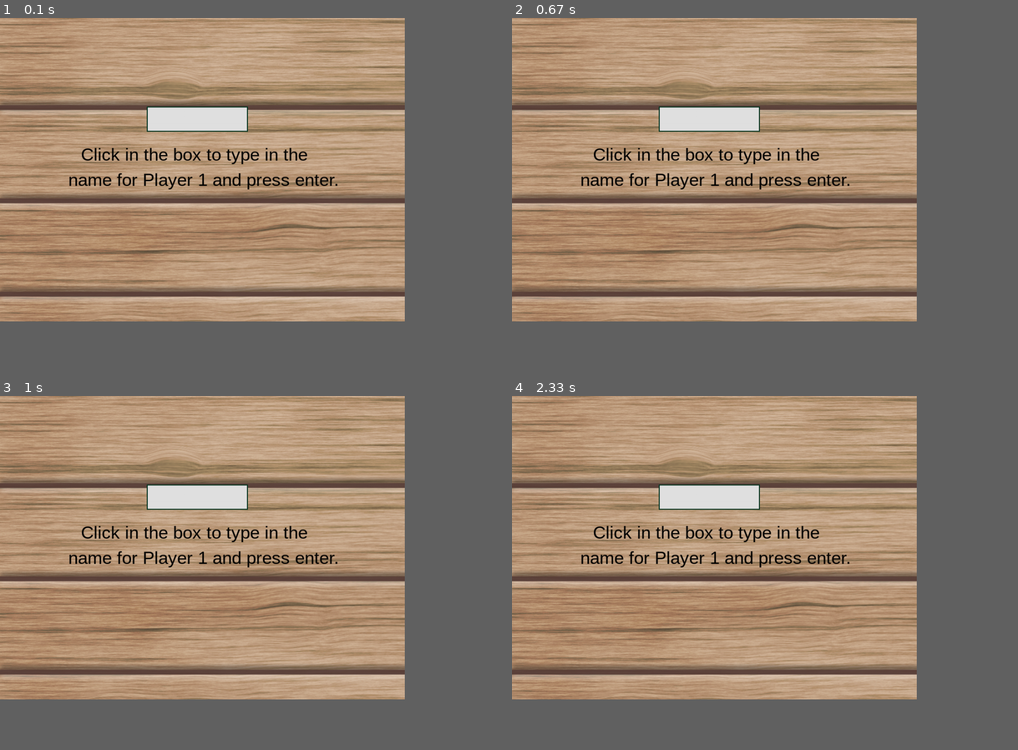
Above: before the commit, frames 1-4 (two rows, left to right).
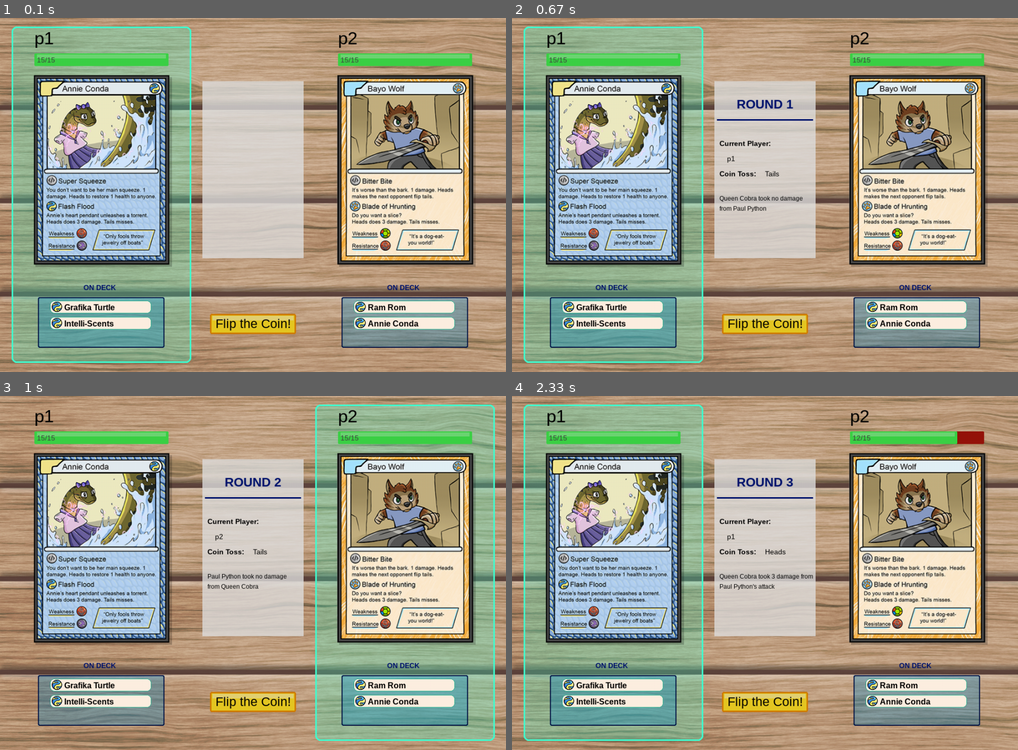
Above: after the commit, the same moments.

Repository: CodaKids/coda-kids
Game: pygame game, started from project-solutions/level-7/IncrediCodersBattleCards_Solution.py
The game is run twice, just before and just after one commit, with the same random seed, the same clock (stepped at 60 frames per second) and the same inputs.
Inputs (mouse positions are in pixels of both pictures, inside the frame that each line leads up to):
- Up to frame 1 (0.1 s): no input
- Up to frame 2 (0.67 s): click (765, 322) at 0.38 s, where only the run after the commit has a clickable "Flip the Coin!"
- Up to frame 3 (1 s): click (253, 700) at 0.83 s, where only the run after the commit has a clickable "Flip the Coin!"
- Up to frame 4 (2.33 s): click (765, 700) at 1.42 s, where only the run after the commit has a clickable "Flip the Coin!"
In our replay, the window is 720x540 before the commit and 900x630 after it. These sizes can differ from the game's own. Grey fills any space a smaller window leaves; there, only what the larger window draws over its background counts as a difference.

The runs differ from the first frame. In frame 1, 76% of the frame differs, in the area x 0-100%, y 0-100%; in frame 2, 76%; in frame 3, 71%; in frame 4, 76%.

Commit message:
Adjusted size ratio and placement of objects

Diff:
--- a/project-solutions/level-7/IncrediCodersBattleCards_Solution.py
+++ b/project-solutions/level-7/IncrediCodersBattleCards_Solution.py
@@ -93,11 +93,13 @@
 # challenge version could be that they program choosing their cards? or each gets half the deck
 random.shuffle(DECK)
 
+# draw_title_screen()
+
 # Intro Screen - Enter player names
-p1_name, p2_name = draw_name_screen()
+# p1_name, p2_name = draw_name_screen()
 
 # skip intro screen for debugging
-# p1_name, p2_name = "p1", "p2"
+p1_name, p2_name = "p1", "p2"
 
 #create player
 player_one = Player()
--- a/project-solutions/level-7/init.py
+++ b/project-solutions/level-7/init.py
@@ -268,23 +268,34 @@
 
 
 #constants for screen
-WINDOW_WIDTH = 800
-WINDOW_LENGTH = 600
+WINDOW_WIDTH = 1000
+X_CENTER = WINDOW_WIDTH // 2
+WINDOW_LENGTH = 700
+Y_CENTER = WINDOW_LENGTH // 2
+CENTER_COORD = (X_CENTER, Y_CENTER)
 WINDOW = pygame.math.Vector2(WINDOW_WIDTH, WINDOW_LENGTH)
 SCREEN = start(WINDOW, "IncrediCards")
 BACKGROUND_IMAGE = pygame.image.load("project-solutions/level-7/Assets/Table.png")
-CARD_L_POS = pygame.math.Vector2(150,275)
-CARD_R_POS = pygame.math.Vector2(650,275)
+TITLE_IMAGE = pygame.image.load("project-solutions/level-7/Assets/title_screen_test_wide.png")
+CARD_L_POS = pygame.math.Vector2(200,300)
+CARD_R_POS = pygame.math.Vector2(800,300)
 bold_font = pygame.font.SysFont('Arial', 35)
 coin_font = pygame.font.SysFont('Arial', 25)
-round_font = pygame.font.SysFont('Arial', 20, True)
+round_font = pygame.font.SysFont('Arial', 25, True)
 dialog_font = pygame.font.SysFont('Arial', 14)
 dialog_bold = pygame.font.SysFont('Arial', 14, True)
 status_font = pygame.font.SysFont('Arial', 12)
 cardshand_font = pygame.font.SysFont('Arial', 16, True)
-ondeck_font = pygame.font.SysFont('Arial', 20, True)
+ondeck_font = pygame.font.SysFont('Arial', 14, True)
 
 clock = pygame.time.Clock()
+# TODO maybe place all rects for drawing screen elements here instead
+# List of Rects:
+# name screen overlay, text entry box
+# card/shadow box and position, active player boxes
+# on deck box, inactive cards
+# dialog box
+
 
 class Data:
     # coin = Object(Image("Assets/CoinFlip.png")) - will need to be spritesheet object
@@ -304,6 +315,38 @@
 def initialize(WINDOW):
     MY.coin.location = WINDOW / 2
 
+def draw_title_screen():
+    running = True
+    while running:
+        clock.tick(60)
+        SCREEN.fill(BLUE)
+        SCREEN.blit(BACKGROUND_IMAGE, (0,0))
+        SCREEN.blit(TITLE_IMAGE, (0,0))
+
+        button_pos = (425, 200)
+        button_color = (220,90,25) # orange
+        button_border_color = (170,45,10) # red-orange
+        pygame.draw.rect(SCREEN, button_color, (button_pos, (150,40)), 0, 3)
+        pygame.draw.rect(SCREEN, button_border_color, (button_pos, (150,40)), 3, 3)
+
+        highlight = pygame.Surface((140,9))
+        highlight.set_alpha(40)
+        highlight.fill(WHITE)
+        SCREEN.blit(highlight, (430,206))
+
+        start_click = round_font.render("START", True, WHITE)
+        text_pos = (455, 207)
+        SCREEN.blit(start_click, text_pos)
+        start_click_rect = start_click.get_rect(topleft=text_pos)
+
+        for event in pygame.event.get():
+            mouse_pos = pygame.mouse.get_pos()
+            if event.type == pygame.MOUSEBUTTONDOWN:
+                if start_click_rect.collidepoint(mouse_pos):
+                    running = False
+            pygame.display.update()
+    return
+
 def draw_name_screen():
     SCREEN.fill(BLUE)
     SCREEN.blit(BACKGROUND_IMAGE, (0,0))
@@ -313,9 +356,14 @@
 
 def get_name(current_player):
     clock = pygame.time.Clock()
-    input_box = pygame.Rect(290, 175, 300, 50)
-    # color_inactive = pygame.Color('lightskyblue3')
-    # color_active = pygame.Color('dodgerblue2')
+    input_box = pygame.Rect(390, 375, 300, 50)
+
+    dialog_surface = pygame.Surface((600,250))
+    dialog_rect = dialog_surface.get_rect(center=CENTER_COORD)
+    dialog_surface.set_alpha(200)
+    dialog_surface.fill(WHITE)
+    SCREEN.blit(dialog_surface, dialog_rect)
+
     color_inactive = (10,55,35)
     color_active = (60,0,200)
     color = color_inactive
@@ -323,13 +371,16 @@
     text = ''
     done = False
     prompt_1 = "Click in the box to type in the"
-    prompt_2 = "name for {} and press enter.".format(current_player)
+    prompt_2 = "name for {} and press Enter.".format(current_player)
+
+    prompt1_pos = (255, 125)
+    prompt2_pos = (230, 175)
     prompt1_surface = bold_font.render(prompt_1, True, BLACK)
-    prompt1_pos = (160, 250)
-    prompt2_pos = (135, 300)
     prompt2_surface = bold_font.render(prompt_2, True, BLACK)
-    SCREEN.blit(prompt1_surface, prompt1_pos)
-    SCREEN.blit(prompt2_surface, prompt2_pos)
+    text_rect = prompt1_surface.get_rect(center=(X_CENTER,275))
+    text_rect2 = prompt2_surface.get_rect(center=(X_CENTER,325))
+    SCREEN.blit(prompt1_surface, text_rect)
+    SCREEN.blit(prompt2_surface, text_rect2)
     # add other instructions?
 
     while not done:
@@ -355,8 +406,9 @@
                         text += event.unicode
 
         SCREEN.blit(BACKGROUND_IMAGE, (0,0))
-        SCREEN.blit(prompt1_surface, prompt1_pos)
-        SCREEN.blit(prompt2_surface, prompt2_pos)
+        SCREEN.blit(dialog_surface, dialog_rect)
+        SCREEN.blit(prompt1_surface, text_rect)
+        SCREEN.blit(prompt2_surface, text_rect2)
         pygame.draw.rect(SCREEN, WHITE, input_box)
         txt_surface = bold_font.render(text, True, color)
         # Resize the box if the text is too long.
@@ -380,22 +432,19 @@
     draw_coin_flip_button()
     pygame.display.update()
 
-def cleanup():
-    print("clean up")
-
 # draw screen - composed of:
 # draw dialog box
 def draw_dialog_box():
     dialog_surface = pygame.Surface((200,350))
+    dialog_rect = dialog_surface.get_rect(center = (X_CENTER,300))
     dialog_surface.set_alpha(200)
     dialog_surface.fill(WHITE)
-    SCREEN.blit(dialog_surface, (300, 100))
+    SCREEN.blit(dialog_surface, dialog_rect)
 
 def populate_dialog_box(message):
     if message == "":
         return
-    round_color = (65,0,75)
-    div_color = (55,0,85)
+    round_color = (0,20,110) # dark blue
 
     lines = message.splitlines()
     rd = "ROUND {}".format(lines[0])
@@ -404,22 +453,23 @@
     status = lines[3:]
     # render Round Number
     round_num = round_font.render(rd, True, round_color)
-    SCREEN.blit(round_num, (340, 145))
+    round_surf = round_num.get_rect(center=(WINDOW_WIDTH//2,170))
+    SCREEN.blit(round_num, round_surf)
     # render line separator
-    pygame.draw.rect(SCREEN, div_color, ((305,180), (190,4)))
+    pygame.draw.rect(SCREEN, round_color, ((405,200), (190,3)))
     # render current player
     current_player = dialog_bold.render("Current Player:", True, BLACK)
-    SCREEN.blit(current_player, (310, 220))
+    SCREEN.blit(current_player, (410, 240))
     player_name = dialog_font.render(player, True, BLACK)
-    SCREEN.blit(player_name, (325, 250))
+    SCREEN.blit(player_name, (425, 270))
     # render Coin Toss
     coin_toss = dialog_bold.render("Coin Toss:", True, BLACK)
-    SCREEN.blit(coin_toss, (310, 280))
+    SCREEN.blit(coin_toss, (410, 300))
     coin_result = dialog_font.render(coin, True, BLACK)
-    SCREEN.blit(coin_result, (400, 280))
+    SCREEN.blit(coin_result, (500, 300))
     # render turn result - may be over multiple lines
-    x = 310
-    y = 330
+    x = 410
+    y = 350
     for line in status:
         dlg_pos = (x,y)
         dlg_line = status_font.render(line, True, (BLACK))
@@ -427,24 +477,29 @@
         y = y + 20
 
 def draw_active_player(p1, p2):
-    active_color = (65,255,210)
-    active_box_size = (285,465)
-    active_box_pos_L = (10,7)
-    active_box_pos_R = (510,7)
+    active_color = (65,255,210) # light cyan
+    active_box_size = (355,665)
+    active_box_size_s = (350,660)
+    active_box_pos_L = (23,17)
+    active_box_pos_R = (X_CENTER+123,17)
+    active_box_pos_L_s = (25,19)
+    active_box_pos_R_s = (X_CENTER+125,19)
 
     active_surface = pygame.Surface(active_box_size)
     active_surface.set_alpha(75)
     active_surface.fill(active_color)
+    active_surface_s = pygame.Surface(active_box_size_s)
+    active_surface_s.set_alpha(75)
+    active_surface_s.fill(active_color)
 
     if p1.active_turn:
         # draw left active box
         pygame.draw.rect(SCREEN, active_color, (active_box_pos_L, active_box_size), 3, 10)
-        # SCREEN.blit(active_surface, active_box_pos_L)
+        SCREEN.blit(active_surface_s, active_box_pos_L_s)
     else:
         # draw right active box
         pygame.draw.rect(SCREEN, active_color, (active_box_pos_R, active_box_size), 3, 10)
-        # SCREEN.blit(active_surface, active_box_pos_R)
-
+        SCREEN.blit(active_surface_s, active_box_pos_R_s)
 
 # draw active cards and health bars
 def draw_active_cards(p1, p2):
@@ -452,8 +507,8 @@
     shadow_surface = pygame.Surface((270,375))
     shadow_surface.set_alpha(50)
     shadow_surface.fill(BLACK)
-    shadow_l_pos = (20,92)
-    shadow_r_pos = (520,92)
+    shadow_l_pos = (70,117)
+    shadow_r_pos = (X_CENTER+170,117)
     SCREEN.blit(shadow_surface, shadow_l_pos)
     SCREEN.blit(shadow_surface, shadow_r_pos)
 
@@ -482,15 +537,13 @@
     draw_on_deck_boxes()
 
     card_box_size = (200,25)
-    # card_box_color = (160,185,255)
-    card_box_color = (255,240,225)
-    card_box_b_color = (35,180,145)
+    card_box_color = (255,240,225) # blue green
+    card_box_b_color = (35,180,145) # dark blue
     card_surface = pygame.Surface(card_box_size)
     card_surface.set_alpha(150)
     card_surface.fill(card_box_color)
-    # SCREEN.blit(deck_surface, l_box_pos)
-
-    L_pos_x, L_pos_y = 40, 505
+
+    L_pos_x, L_pos_y = 102, 560
     for card in p1.HAND:
         if card == p1.HAND[p1.current_card]:
             continue
@@ -498,15 +551,14 @@
         box_y = L_pos_y - 1
         pygame.draw.rect(SCREEN, card_box_color, ((box_x,box_y), card_box_size), 0, 8)
         pygame.draw.rect(SCREEN, card_box_b_color, ((box_x,box_y), card_box_size), 1, 8)
-        # SCREEN.blit(card_surface, (box_x, box_y))
         name = card.name
         SCREEN.blit(MY.insignia, (L_pos_x,L_pos_y))
         card_name = cardshand_font.render(name, True, BLACK)
         name_x = L_pos_x + 25
         name_y = L_pos_y + 3
         SCREEN.blit(card_name, (name_x, name_y))
-        L_pos_y = L_pos_y + 30
-    R_pos_x, R_pos_y = 540, 505
+        L_pos_y = L_pos_y + 32
+    R_pos_x, R_pos_y = 702, 560
     for card in p2.HAND:
         if card == p2.HAND[p2.current_card]:
             continue
@@ -514,49 +566,49 @@
         box_y = R_pos_y - 1
         pygame.draw.rect(SCREEN, card_box_color, ((box_x,box_y), card_box_size), 0, 8)
         pygame.draw.rect(SCREEN, card_box_b_color, ((box_x,box_y), card_box_size), 1, 8)
-        # SCREEN.blit(card_surface, (box_x, box_y))
         name = card.name
         SCREEN.blit(MY.insignia, (R_pos_x,R_pos_y))
         card_name = cardshand_font.render(name, True, BLACK)
         name_x = R_pos_x + 25
         name_y = R_pos_y + 3
         SCREEN.blit(card_name, (name_x, name_y))
-        R_pos_y = R_pos_y + 30
+        R_pos_y = R_pos_y + 32
 
 def draw_on_deck_boxes():
     box_size = (250,100)
-    l_box_pos = (25, 495)
-    r_box_pos = (525, 495)
-    deck_color = (160,185,255)
+    l_box_pos = (75, 552)
+    r_box_pos = (675, 552)
+    deck_color = (0,130,200)
     deck_border_color = (0,20,70)
-    text_color = (0,10,40)
+    text_color = (0,20,110)
 
     deck_surface = pygame.Surface(box_size)
-    deck_surface.set_alpha(100)
+    deck_surface.set_alpha(85)
     deck_surface.fill(deck_color)
     SCREEN.blit(deck_surface, l_box_pos)
-    # SCREEN.blit(deck_surface, r_box_pos)
-    # pygame.draw.rect(SCREEN, deck_color, (l_box_pos, box_size), 0, 3)
+    SCREEN.blit(deck_surface, r_box_pos)
     pygame.draw.rect(SCREEN, deck_border_color, (l_box_pos, box_size), 2, 3)
     pygame.draw.rect(SCREEN, deck_border_color, (r_box_pos, box_size), 2, 3)
     on_deck = ondeck_font.render("ON DECK", True, text_color)
-    od_l_pos = (95, 470)
-    od_r_pos = (595, 470)
+
+    od_l_pos = (165, 525)
+    od_r_pos = (765, 525)
     SCREEN.blit(on_deck, od_l_pos)
     SCREEN.blit(on_deck, od_r_pos)
 
 def draw_healthbars(p1, p2):
-    p1_x = 25
-    p2_x = 525
+    p1_x = 68
+    p_y = 20
+    p2_x = X_CENTER + p1_x + 100
     p1_name = bold_font.render(p1.name, True, BLACK)
-    SCREEN.blit(p1_name, (p1_x, 10))
+    SCREEN.blit(p1_name, (p1_x, p_y))
     p2_name = bold_font.render(p2.name, True, BLACK)
-    SCREEN.blit(p2_name, (p2_x, 10))
+    SCREEN.blit(p2_name, (p2_x, p_y))
     p1_hp = p1.HAND[p1.current_card].HP
     p2_hp = p2.HAND[p2.current_card].HP
-    p1_hp_pos = (p1_x,50)
-    p2_hp_pos = (p2_x,50)
-    width, height = 250, 25
+    p1_hp_pos = (p1_x,p_y+50)
+    p2_hp_pos = (p2_x,p_y+50)
+    width, height = 265, 25
     hb_size = (width, height)
     red = (150,20,10)
     green = (60,210,70)
@@ -577,8 +629,8 @@
     pygame.draw.rect(SCREEN, p2_color, (p2_hp_pos, (p2_bar,height)), 0, 2)
     # add highlight to healthbars
     p1_hl_w = p1_bar-10 if (p1_bar-10)>0 else 0
-    p1_hl_pos = (p1_x+5, 52)
-    p2_hl_pos = (p2_x+5, 52)
+    p1_hl_pos = (p1_x+5, p_y+52)
+    p2_hl_pos = (p2_x+5, p_y+52)
     p1_hl_size = (p1_hl_w,height/3)
     p1_hl = pygame.Surface(p1_hl_size)
     p1_hl.set_alpha(75)
@@ -592,21 +644,29 @@
     SCREEN.blit(p2_hl, p2_hl_pos)
     grey = (65,65,65)
     p1_health = dialog_font.render("{}/15".format(p1_hp), True, grey)
-    SCREEN.blit(p1_health, (p1_x+5, 55))
+    SCREEN.blit(p1_health, (p1_x+5, p_y+55))
     p2_health = dialog_font.render("{}/15".format(p2_hp), True, grey)
-    SCREEN.blit(p2_health, (p2_x+5, 55))
+    SCREEN.blit(p2_health, (p2_x+5, p_y+55))
 
 # draw coin flip button and text
 def draw_coin_flip_button():
-    coin_button_pos = (315, 545)
-    coin_button_color = (25,0,55)
+    coin_x, coin_y = X_CENTER-85, 585
+    coin_button_pos = (coin_x, coin_y)
+    coin_button_color = (230,200,35)
     # coin_button_border_color = (0,30,135)
-    coin_button_border_color = (115,0,110)
+    coin_button_border_color = (210,125,0)
     pygame.draw.rect(SCREEN, coin_button_color, (coin_button_pos, (170,40)), 0, 3)
     pygame.draw.rect(SCREEN, coin_button_border_color, (coin_button_pos, (170,40)), 3, 3)
-    coin_click = coin_font.render("Flip the Coin!", True, WHITE)
-    coin_text_pos = (325, 550)
+
+    highlight = pygame.Surface((160,9))
+    highlight.set_alpha(110)
+    highlight.fill(WHITE)
+    SCREEN.blit(highlight, (coin_x+5,coin_y+4))
+
+    coin_click = coin_font.render("Flip the Coin!", True, BLACK)
+    coin_text_pos = (coin_x+11, coin_y+5)
     SCREEN.blit(coin_click, coin_text_pos)
     coin_click_rect = coin_click.get_rect(topleft=coin_text_pos)
+
     return coin_click_rect
     # use sprite when coin flip animation resized
